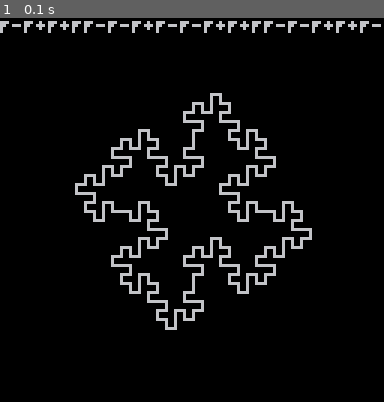
Above: before the commit, frame 1.
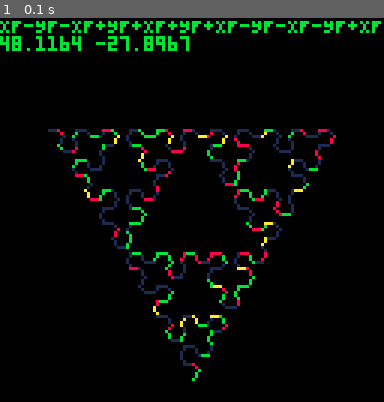
Above: after the commit, the same moment.

Repository: carolhmj/picofun
Game: PICO-8 cartridge lpixel.p8
Same seed, same stepped clock (60 frames per second), same inputs: the game is played once before the commit and once after it.
Inputs:
- Up to frame 1 (0.1 s): no input

The runs differ from the first frame. In frame 1, 10% of the frame differs, in the area x 0-100%, y 0-95%.

Commit message:
added some colors

Diff:
--- a/lpixel.p8
+++ b/lpixel.p8
@@ -6,7 +6,7 @@
 sin1 = sin function sin(angle) return sin1(-angle/360) end
 
 -- * lsystem production module * --
-function lystem_deriv(initial, rules)
+function lsystem_deriv(initial, rules)
 	return {
 		initial = initial,
 		rules = rules
@@ -32,7 +32,8 @@
 
 -- * lsystem geometric module *--
 function turtle(x, y, a, draw)
-	return {x = x, y = y, a = a, draw = draw}
+	local vdraw = draw or false
+	return {x = x, y = y, a = a, draw = vdraw}
 end
 
 function lsystem_interp(initial, d, m)
@@ -50,6 +51,7 @@
 function process(lsystem_interp, rule)
 	local last_state = lsystem_interp.states[#lsystem_interp.states]
 	local new_state = {}
+	local valid = true
 	if rule == 'F' then
 		new_state = moveForward(last_state, lsystem_interp.d, true)
 	elseif rule == 'G' then
@@ -58,9 +60,12 @@
 		new_state = rotate(last_state, lsystem_interp.m, true)
 	elseif rule == '-' then
 		new_state = rotate(last_state, lsystem_interp.m, false)
+	else
+		valid = false
 	end
-
-	push_state(lsystem_interp, new_state)
+	if valid then
+		push_state(lsystem_interp, new_state)
+	end
 end
 
 function moveForward(turtle, dist, draw)
@@ -86,10 +91,6 @@
 
 function draw(lsystem_interp, centroid)
 	for i=1,#lsystem_interp.states do
-		-- print('x '..lsystem_interp.states[i].x..
-		-- 	  ' y '..lsystem_interp.states[i].y..
-		-- 	  ' a '..lsystem_interp.states[i].a)
-		-- check if there is a next state
 		if i+1 <= #lsystem_interp.states and
 		   lsystem_interp.states[i+1].draw == true then
 			draw_raster(lsystem_interp.states[i],
@@ -105,19 +106,50 @@
 end
 
 function draw_raster(p0, p1, centroid)
-	local raster0 = raster(p0, centroid)
-	local raster1 = raster(p1, centroid)
-	line(raster0.x, raster0.y, raster1.x, raster1.y)
+	local medium_point = median(p0, p1)
+	local dist = dist(medium_point, centroid)
+
+	local color = select_color(dist)
+
+	local center0 = center(p0, centroid)
+	local center1 = center(p1, centroid)
+
+	local raster0 = raster(center0, centroid)
+	local raster1 = raster(center1, centroid)
+	line(raster0.x, raster0.y, raster1.x, raster1.y, color)
+end
+
+function select_color(dist)
+	if (flr(dist) % 2 == 0) then
+		return 1
+	elseif (flr(dist) % 3 == 0) then
+		return 8
+	elseif (flr(dist) % 5 == 0) then
+		return 10
+	else
+		return 11
+	end
+end
+
+function median(p0, p1)
+	return point((p0.x+p1.x)/2, (p0.y+p1.y)/2)
+end
+
+function dist(p0, p1)
+	return sqrt((p1.x-p0.x)^2 + (p1.y-p0.y)^2)
+end
+
+function center(p,centroid)
+	return point(p.x-centroid.x, p.y-centroid.y)
 end
 
 function raster(t, centroid)
-	-- local centroid = find_centroid(geom_system.states)
-	local cx = t.x-centroid.x
-	local cy = t.y-centroid.y
-	local norm_x = (cx + WIDTH/2) / WIDTH
-	local norm_y = (cy + HEIGHT/2) / HEIGHT
+	local norm_x = (t.x + WIDTH/2) / WIDTH
+	local norm_y = (t.y + HEIGHT/2) / HEIGHT
+
 	local raster_x = ceil(norm_x*WIDTH)
 	local raster_y = ceil((1-norm_y)*HEIGHT)
+
 	return point(raster_x, raster_y)
 end
 
@@ -138,15 +170,13 @@
 	WIDTH = 128
 	HEIGHT = 128
 	local rules = {
-		['F'] = 'F-F+F+FF-F-F+F'
-		-- ["F"] = "F+G-FF+F+FF+FG+FF-G+FF-F-FF-FG-FFF",
-		-- ["G"] = "GGGGGG"
+		["X"] = "YF+XF+Y",
+		["Y"] = "XF-YF-X"
 	}
-	prod_system = lystem_deriv('F+F+F+F', rules)
-	result = produce(prod_system, 2)
-	geom_system = lsystem_interp(turtle(0,0,0), 3, 90)
+	prod_system = lsystem_deriv('YF', rules)
+	result = produce(prod_system, 5)
+	geom_system = lsystem_interp(turtle(0,0,0), 3, 60)
 	for i=1,#result do
-	-- 	print(i)
 		process(geom_system, sub(result,i,i))
 	end
 	geom_system_centroid = find_centroid(geom_system.states)
@@ -156,6 +186,5 @@
 	cls()
 	draw(geom_system, geom_system_centroid)
 	print(result)
-	-- local centroid = find_centroid(geom_system.states)
-	-- print(centroid.x..' '..centroid.y)
+	print(geom_system_centroid.x..' '..geom_system_centroid.y)
 end
